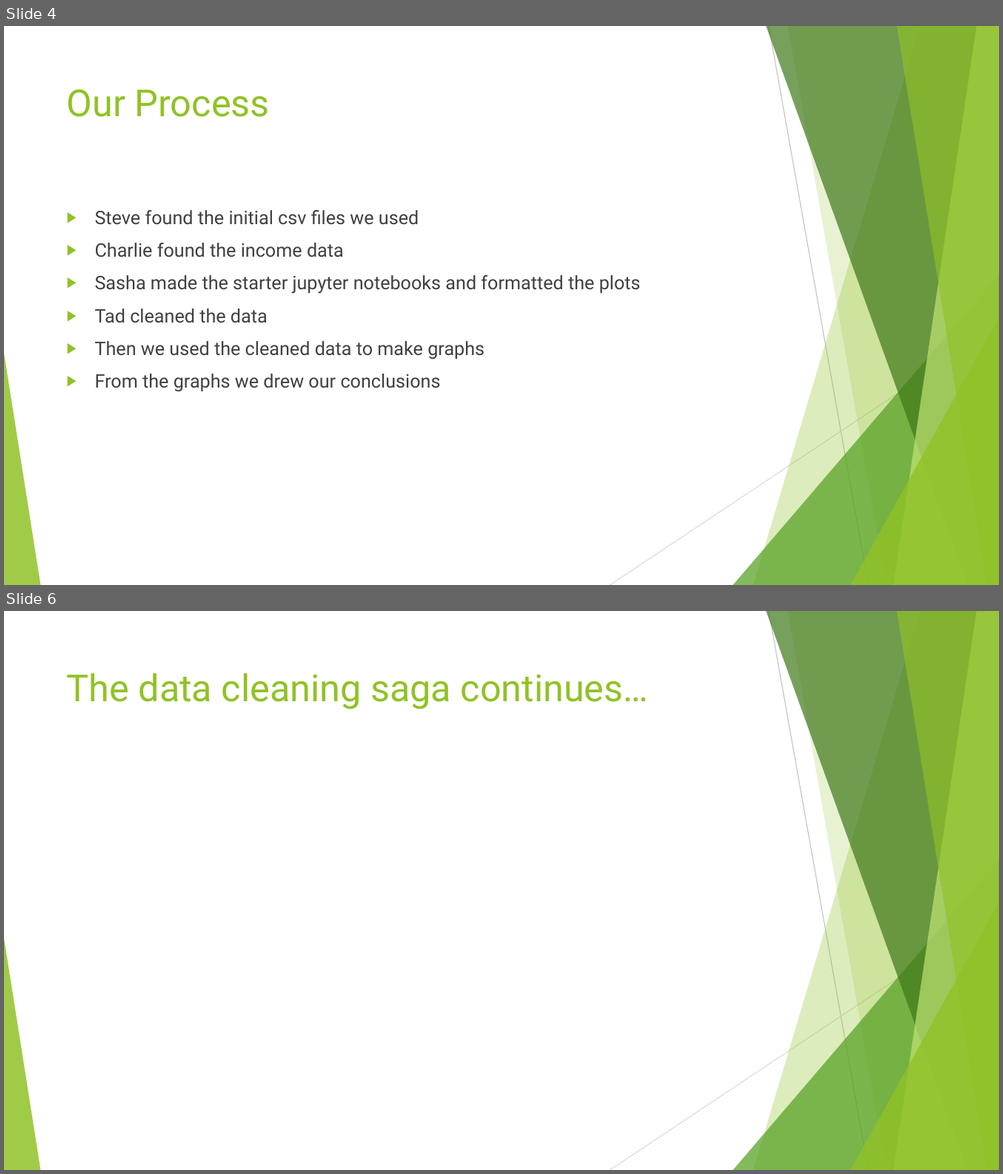
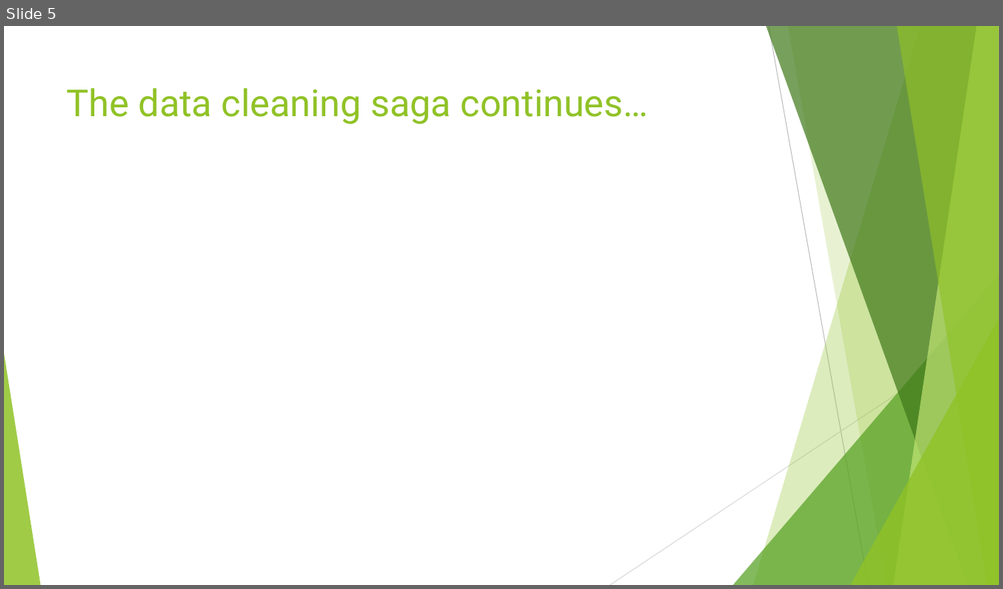
Before and after one commit to TedMur/SnakeBait, a slide deck: SnakeBitePresentation.pptx. Shown one above the other, each under a label of ours: slides 4 and 6 before the commit, slide 5 after it; the slides between them are not shown. The pictures are 1003x1174 and 1003x589 pixels, drawn with LibreOffice and Linux fonts; fonts in the diff are those of the drawing. Boxes give left, top, right and bottom in pixels: in the first picture for what was removed or moved away, otherwise in the second. Text is boxed around its words. In the diff, an @@ line names an element or a change of style, - is before the commit and + after.

```diff
--- a/SnakeBitePresentation.pptx
+++ b/SnakeBitePresentation.pptx
@@ slide 4 removed at [4, 26, 999, 585], background #FFFFFF; not listed: 10 template elements that a slide beside it also shows @@
@@ title removed at [67, 89, 270, 117] @@
-Our Process
@@ text removed at [95, 210, 640, 392] @@
-▶ Steve found the initial csv files we used
-▶ Charlie found the income data
-▶ Sasha made the starter jupyter notebooks and formatted the plots
-▶ Tad cleaned the data
-▶ Then we used the cleaned data to make graphs
-▶ From the graphs we drew our conclusions
@@ what was slide 6 is now slide 5 @@
```
Also in this commit, not shown: 5 slides changed.
